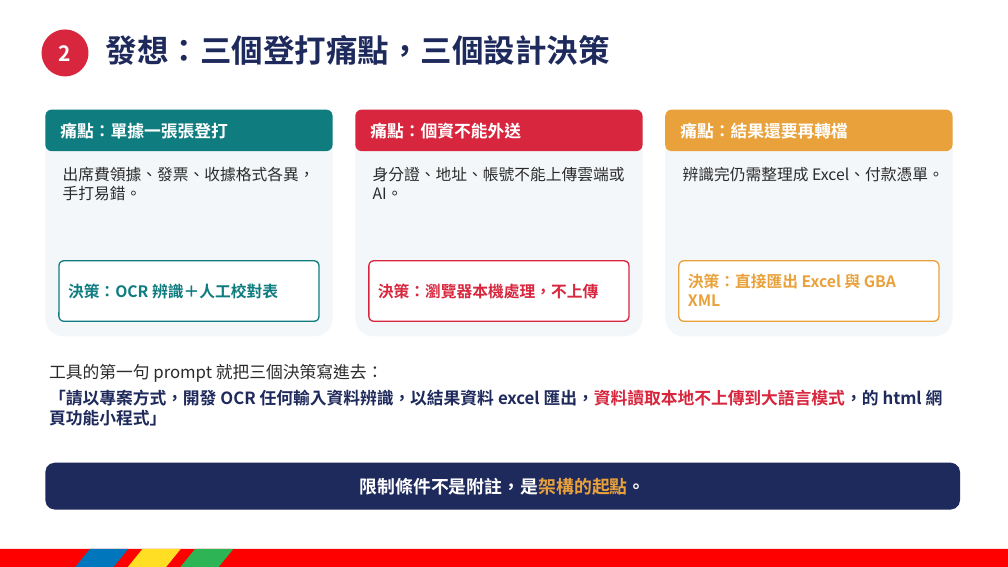
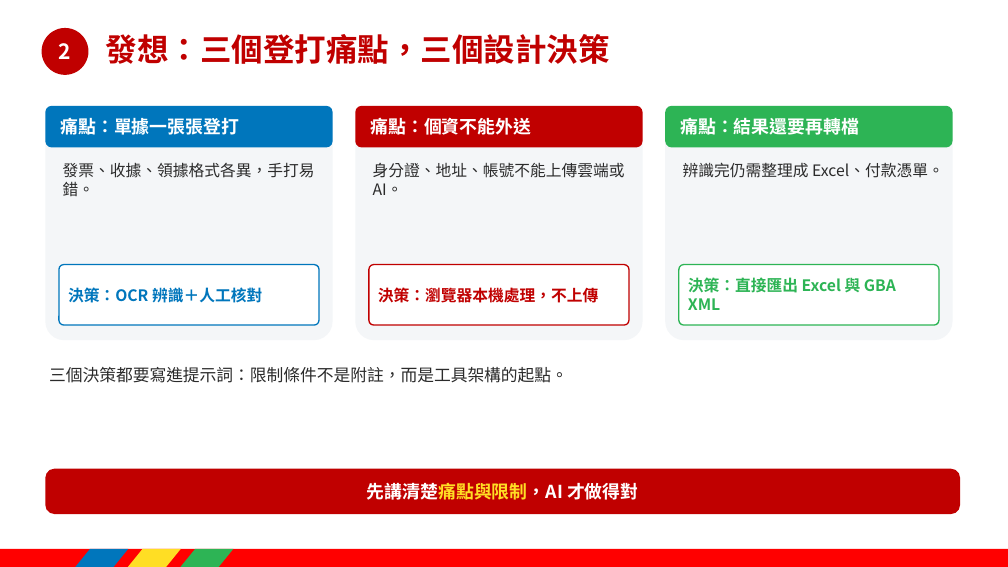
Before and after one commit to chaifeng666/ocr-classify-ui, a slide deck: slide 3 of course-kit/1_簡報_生成式AI產製本地OCR小工具.pptx. Drawn at 1008x567 pixels with LibreOffice and Linux fonts; fonts in the diff are those of the drawing. Boxes give left, top, right and bottom in pixels: in the first picture for what was removed or moved away, otherwise in the second. Text is boxed around its words. In the diff, an @@ line names an element or a change of style, - is before the commit and + after.

```diff
--- a/course-kit/1_簡報_生成式AI產製本地OCR小工具.pptx
+++ b/course-kit/1_簡報_生成式AI產製本地OCR小工具.pptx
@@ ellipse "2" at box(42, 28, 88, 75): fill #D7263D to #C00000 @@
@@ title "發想：三個登打痛點，三個設計決策" at box(106, 34, 610, 64): text colour #1F2A5C to #C00000 @@
@@ rounded rectangle: place and size @@
-rounded rectangle at box(45, 110, 333, 337)
+rounded rectangle at box(45, 106, 333, 340)
@@ rounded rectangle at box(45, 106, 333, 147): fill #0F7C80 to #0076BC @@
@@ rounded rectangle at box(355, 106, 643, 147): fill #D7263D to #C00000 @@
@@ rounded rectangle: place and size @@
-rounded rectangle at box(355, 110, 643, 337)
+rounded rectangle at box(355, 106, 643, 340)
@@ fill #F4F7FA to #F4F6F8 in 3 elements at box(45, 106, 333, 340), box(355, 106, 643, 340), box(665, 106, 953, 340) @@
@@ rounded rectangle: place and size @@
-rounded rectangle at box(665, 110, 953, 337)
+rounded rectangle at box(665, 106, 953, 340)
@@ 3 rounded rectangles: place and size @@
-3 rounded rectangles at box(45, 110, 953, 151)
+3 rounded rectangles at box(45, 106, 953, 147)
@@ rounded rectangle at box(665, 106, 953, 147): fill #E9A23B to #2DB455 @@
@@ size 16 to 17 pt in 3 elements at box(60, 117, 239, 135), box(370, 117, 531, 135), box(680, 118, 859, 135) @@
@@ text at box(63, 162, 315, 196): text changed @@
-出席費領據、發票、收據格式各異，手打易錯。
+發票、收據、領據格式各異，手打易錯。
@@ text "身分證、地址、帳號不能上傳雲端或 AI。": place and size @@
-text "身分證、地址、帳號不能上傳雲端或 AI。" at box(373, 167, 625, 199)
+text "身分證、地址、帳號不能上傳雲端或 AI。" at box(373, 163, 625, 195)
@@ text "辨識完仍需整理成 Excel、付款憑單。": place and size @@
-text "辨識完仍需整理成 Excel、付款憑單。" at box(683, 166, 944, 182)
+text "辨識完仍需整理成 Excel、付款憑單。" at box(683, 162, 944, 178)
@@ rounded rectangle at box(59, 265, 319, 325): outline #0F7C80 1.25 pt to #0076BC 1.25 pt @@
@@ rounded rectangle at box(369, 265, 629, 325): outline #D7263D 1.25 pt to #C00000 1.25 pt @@
@@ text "決策：瀏覽器本機處理，不上傳" at box(378, 287, 598, 303): text colour #D7263D to #C00000 @@
@@ rounded rectangle at box(679, 265, 939, 325): outline #E9A23B 1.25 pt to #2DB455 1.25 pt @@
@@ text "決策：直接匯出 Excel 與 GBA XML" at box(688, 277, 896, 310): text colour #E9A23B to #2DB455 @@
@@ text at box(68, 287, 262, 303): text changed; text colour #0F7C80 to #0076BC @@
-決策：OCR 辨識＋人工校對表
+決策：OCR 辨識＋人工核對
@@ text at box(49, 367, 568, 383): text changed; text colour #1F2A5C to #2B2B2B; bold off @@
-工具的第一句 prompt 就把三個決策寫進去：
-「請以專案方式，開發 OCR 任何輸入資料辨識，以結果資料 excel 匯出，資料讀取本地不上傳到大語言模式，的 html 網頁功能小程式」
+三個決策都要寫進提示詞：限制條件不是附註，而是工具架構的起點。
@@ 4 rounded rectangles: place and size @@
-4 rounded rectangles at box(45, 261, 960, 510)
+4 rounded rectangles at box(45, 265, 960, 514)
@@ rounded rectangle at box(45, 469, 960, 514): fill #1F2A5C to #C00000 @@
@@ text at box(367, 482, 638, 500): text changed @@
-限制條件不是附註，是架構的起點。
+先講清楚痛點與限制，AI 才做得對
```
Also in this commit, not shown: 9 other slides changed, 8 slides added, 4 slides removed, 6 other files.
